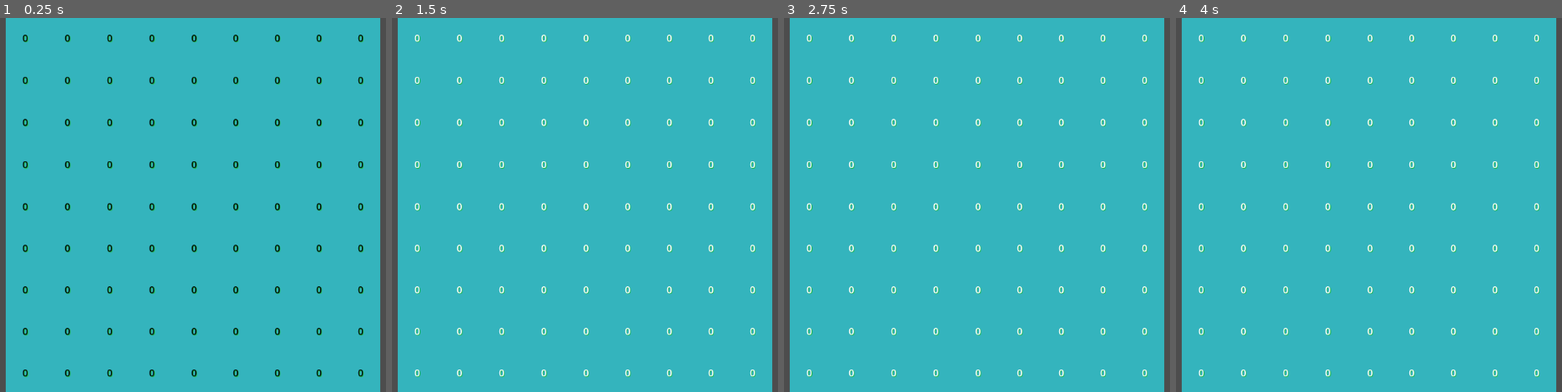
Above: before the commit, frames 1-4 (left to right).
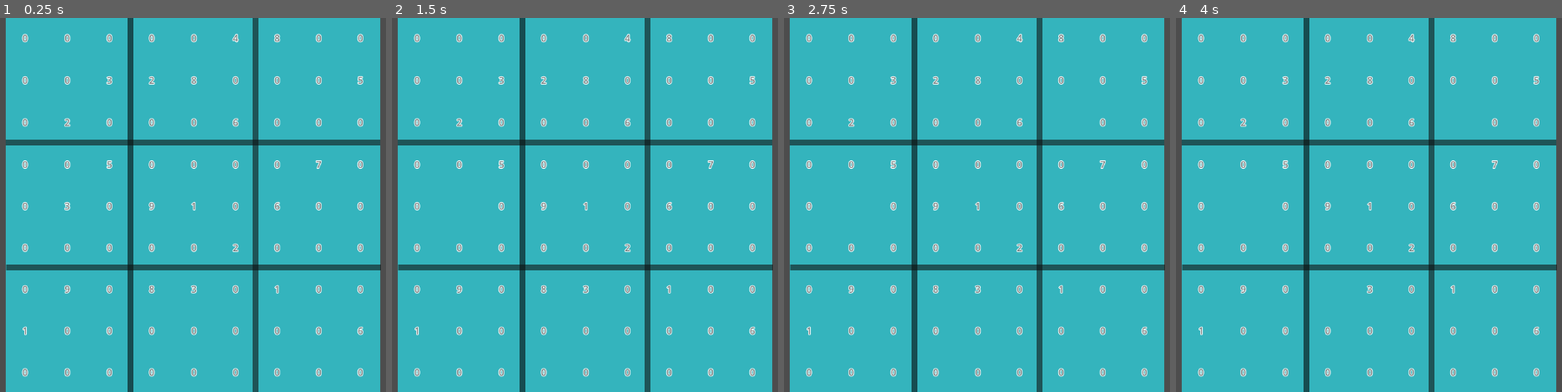
Above: after the commit, the same moments.

Repository: jackrattler/Sudoku-Solver
Game: Godot game, scene res://Scenes/main.tscn
The game is run twice, just before and just after one commit, with the same random seed, the same clock (stepped at 60 frames per second) and the same inputs. Before the commit the project starts from res://main.tscn.
Inputs (mouse positions are in pixels of both pictures, inside the frame that each line leads up to):
- Up to frame 1 (0.25 s): no input
- Up to frame 2 (1.5 s): tap Enter at 0.5 s; move the mouse to (731, 186) at 0.52 s; click (731, 186) at 0.6 s; tap Space at 1.25 s; move the mouse to (449, 223) at 1.27 s; click (449, 223) at 1.35 s
- Up to frame 3 (2.75 s): tap Enter at 2 s; move the mouse to (1042, 122) at 2.02 s; click (1042, 122) at 2.1 s
- Up to frame 4 (4 s): tap Space at 2.75 s; move the mouse to (1334, 279) at 2.77 s; click (1334, 279) at 2.85 s; tap Enter at 3.5 s; move the mouse to (outside the picture) at 3.52 s; click (outside the picture) at 3.6 s

The runs differ from the first frame. In frame 1, 8.8% of the frame differs, in the area x 1-99%, y 0-100%; in frame 2, 8.8%; in frame 3, 8.7%; in frame 4, 8.7%.

Commit message:
made rough GUI in Godot

Diff:
--- /dev/null
+++ b/sudoku-solver/Scenes/label.tscn
@@ -0,0 +1,13 @@
+[gd_scene load_steps=3 format=3 uid="uid://d1rmfcj5dwa1n"]
+
+[ext_resource type="Script" uid="uid://b4r4vrcqkt8ds" path="res://Scripts/label.gd" id="1_1ytir"]
+[ext_resource type="LabelSettings" uid="uid://c5cqoq8mkxbo" path="res://Settings/label_no_mouse.tres" id="1_f2qpl"]
+
+[node name="Label" type="Label"]
+offset_right = 40.0
+offset_bottom = 24.0
+label_settings = ExtResource("1_f2qpl")
+script = ExtResource("1_1ytir")
+
+[connection signal="mouse_entered" from="." to="." method="_on_mouse_entered"]
+[connection signal="mouse_exited" from="." to="." method="_on_mouse_exited"]
--- /dev/null
+++ b/sudoku-solver/Scenes/main.tscn
@@ -0,0 +1,50 @@
+[gd_scene load_steps=3 format=3 uid="uid://c2aqo77qcl5wq"]
+
+[ext_resource type="Theme" uid="uid://bmhc6n4g43sju" path="res://Settings/main.tres" id="1_bo1nx"]
+[ext_resource type="Script" uid="uid://douwwevst3n5n" path="res://Scripts/grid_container.gd" id="2_8gbba"]
+
+[node name="Control" type="Control"]
+layout_mode = 3
+anchors_preset = 15
+anchor_right = 1.0
+anchor_bottom = 1.0
+grow_horizontal = 2
+grow_vertical = 2
+
+[node name="AspectRatioContainer" type="AspectRatioContainer" parent="."]
+layout_mode = 0
+offset_right = 1152.0
+offset_bottom = 648.0
+
+[node name="ColorRect" type="ColorRect" parent="AspectRatioContainer"]
+layout_mode = 2
+color = Color(0.203922, 0.705882, 0.741176, 1)
+
+[node name="Line2D" type="Line2D" parent="AspectRatioContainer/ColorRect"]
+modulate = Color(0.0475577, 0.0475576, 0.0475576, 1)
+position = Vector2(216, 0)
+points = PackedVector2Array(0, 0, 0, 648)
+default_color = Color(0.054902, 0.054902, 0.054902, 0.580392)
+
+[node name="Line2D2" type="Line2D" parent="AspectRatioContainer/ColorRect"]
+position = Vector2(432, 0)
+points = PackedVector2Array(0, 0, 0, 648)
+default_color = Color(0.054902, 0.054902, 0.054902, 0.580392)
+
+[node name="Line2D3" type="Line2D" parent="AspectRatioContainer/ColorRect"]
+position = Vector2(0, 216)
+points = PackedVector2Array(0, 0, 648, 0)
+default_color = Color(0.054902, 0.054902, 0.054902, 0.580392)
+
+[node name="Line2D4" type="Line2D" parent="AspectRatioContainer/ColorRect"]
+position = Vector2(1, 432)
+points = PackedVector2Array(0, 0, 648, 0)
+default_color = Color(0.054902, 0.054902, 0.054902, 0.580392)
+
+[node name="GridContainer" type="GridContainer" parent="AspectRatioContainer/ColorRect"]
+layout_mode = 0
+offset_right = 648.0
+offset_bottom = 648.0
+theme = ExtResource("1_bo1nx")
+columns = 9
+script = ExtResource("2_8gbba")
--- /dev/null
+++ b/sudoku-solver/Scripts/grid_container.gd
@@ -0,0 +1,61 @@
+extends GridContainer
+
+
+@onready var GRID_SIZE = 9
+@onready var th = load("res://Settings/main.tres") as Theme
+@onready var lbl = load("res://Scenes/label.tscn")
+@onready var tst_board =   [[0,0,0,0,0,4,8,0,0],      #board to solve
+						 	[0,0,3,2,8,0,0,0,5],
+							[0,2,0,0,0,6,0,0,0],
+							[0,0,5,0,0,0,0,7,0],
+							[0,3,0,9,1,0,6,0,0],
+							[0,0,0,0,0,2,0,0,0],
+							[0,9,0,8,3,0,1,0,0],
+							[1,0,0,0,0,0,0,0,6],
+							[0,0,0,0,0,0,0,0,0]]
+
+@onready var label_board = []				#set up blank board
+@onready var board = []
+@onready var coor = Vector2()
+
+func _ready() -> void:
+					#set up blank board
+	for y in GRID_SIZE:
+		var row = []
+		for x in GRID_SIZE:
+			row.append(0)
+		board.append(row)
+	for y in GRID_SIZE:
+		var row = []
+		for x in GRID_SIZE:
+			row.append(0)
+		label_board.append(row)
+
+	for y in GRID_SIZE:
+		for x in GRID_SIZE:
+			var cell = lbl.instantiate()
+			add_child(cell)
+			label_board[y][x] = cell
+			cell.left_click.connect(on_click)
+
+	for y in GRID_SIZE:
+		for x in GRID_SIZE:
+			label_board[y][x].text = str(tst_board[y][x])
+
+func _process(delta: float) -> void:
+	for i in range(1,10):			#check for key presses
+		if Input.is_action_just_pressed(str(i)):
+			board[coor[0]][coor[1]] = i
+			label_board[coor[0]][coor[1]].text = str(board[coor[0]][coor[1]])
+
+func find_cell(id):
+	for y in GRID_SIZE:
+		for x in GRID_SIZE:
+			if id == label_board[y][x]:
+				return Vector2(y,x)
+
+func on_click(cell):
+	coor = find_cell(cell)  #find which cell produced the signal
+	board[coor[0]][coor[1]] = ''
+	label_board[coor[0]][coor[1]].text = str(board[coor[0]][coor[1]])
+	print ("clicked the cell " + str(int(coor[0])) + str(int(coor[1])))
--- /dev/null
+++ b/sudoku-solver/Scripts/label.gd
@@ -0,0 +1,26 @@
+extends Label
+
+@onready var mouse_in := false
+signal left_click
+
+func _ready() -> void:
+	size_flags_horizontal = Control.SIZE_EXPAND_FILL
+	size_flags_vertical = Control.SIZE_EXPAND_FILL
+	vertical_alignment = VERTICAL_ALIGNMENT_CENTER
+	horizontal_alignment = HORIZONTAL_ALIGNMENT_CENTER
+	mouse_filter = Control.MOUSE_FILTER_STOP
+
+	text = '0'
+
+func _on_mouse_entered() -> void:
+	label_settings = load("res://Settings/label_mouse.tres")
+	mouse_in = true
+
+func _on_mouse_exited() -> void:
+	label_settings = load("res://Settings/label_no_mouse.tres")
+	mouse_in = false
+
+func _process(delta: float) -> void:
+	if Input.is_action_just_pressed("l_click") && mouse_in:
+		text = ''
+		left_click.emit(left_click.get_object())
--- /dev/null
+++ b/sudoku-solver/Settings/label_mouse.tres
@@ -0,0 +1,4 @@
+[gd_resource type="LabelSettings" format=3 uid="uid://dnayhwgptq8a7"]
+
+[resource]
+font_color = Color(0.0392157, 0.054902, 0.027451, 1)
--- /dev/null
+++ b/sudoku-solver/Settings/label_no_mouse.tres
@@ -0,0 +1,5 @@
+[gd_resource type="LabelSettings" format=3 uid="uid://c5cqoq8mkxbo"]
+
+[resource]
+font_color = Color(0.211765, 0.254902, 0.254902, 0.678431)
+outline_size = 5
--- a/sudoku-solver/grid_container.gd
+++ /dev/null
@@ -1,33 +0,0 @@
-extends GridContainer
-
-@onready var GRID_SIZE = 9
-@onready var th = load("res://main.tres") as Theme
-
-func _ready() -> void:
-	var board = []				#set up blank board
-	for y in GRID_SIZE:
-		var row = []
-		for x in GRID_SIZE:
-			row.append(0)
-		board.append(row)
-
-	for y in GRID_SIZE:
-		for x in GRID_SIZE:
-			var cell = Label.new()
-			add_child(cell)
-			cell.text = '0'
-			cell.size_flags_horizontal = Control.SIZE_EXPAND_FILL
-			cell.size_flags_vertical = Control.SIZE_EXPAND_FILL
-			cell.vertical_alignment = 1
-			cell.horizontal_alignment = 1
-			cell.mouse_filter = Control.MOUSE_FILTER_STOP
-
-func _process(delta: float) -> void:
-	pass
-
-
-
-
-func _on_mouse_entered() -> void:
-	print("mouse entered")
-	th.clear_color("font_color", "Label")
--- a/sudoku-solver/main.tscn
+++ /dev/null
@@ -1,31 +0,0 @@
-[gd_scene load_steps=3 format=3 uid="uid://c2aqo77qcl5wq"]
-
-[ext_resource type="Theme" uid="uid://bmhc6n4g43sju" path="res://main.tres" id="1_0xm2m"]
-[ext_resource type="Script" uid="uid://douwwevst3n5n" path="res://grid_container.gd" id="1_ig7tw"]
-
-[node name="Control" type="Control"]
-layout_mode = 3
-anchors_preset = 15
-anchor_right = 1.0
-anchor_bottom = 1.0
-grow_horizontal = 2
-grow_vertical = 2
-
-[node name="AspectRatioContainer" type="AspectRatioContainer" parent="."]
-layout_mode = 0
-offset_right = 1152.0
-offset_bottom = 648.0
-
-[node name="ColorRect" type="ColorRect" parent="AspectRatioContainer"]
-layout_mode = 2
-color = Color(0.203922, 0.705882, 0.741176, 1)
-
-[node name="GridContainer" type="GridContainer" parent="AspectRatioContainer/ColorRect"]
-layout_mode = 0
-offset_right = 648.0
-offset_bottom = 648.0
-theme = ExtResource("1_0xm2m")
-columns = 9
-script = ExtResource("1_ig7tw")
-
-[connection signal="mouse_entered" from="AspectRatioContainer/ColorRect/GridContainer" to="AspectRatioContainer/ColorRect/GridContainer" method="_on_mouse_entered"]
--- a/sudoku-solver/project.godot
+++ b/sudoku-solver/project.godot
@@ -11,7 +11,7 @@
 [application]
 
 config/name="Sudoku Solver"
-run/main_scene="res://main.tscn"
+run/main_scene="res://Scenes/main.tscn"
 config/features=PackedStringArray("4.4", "GL Compatibility")
 config/icon="res://icon.svg"
 
@@ -23,6 +23,59 @@
 
 theme/custom="uid://bmhc6n4g43sju"
 
+[input]
+
+l_click={
+"deadzone": 0.2,
+"events": [Object(InputEventMouseButton,"resource_local_to_scene":false,"resource_name":"","device":-1,"window_id":0,"alt_pressed":false,"shift_pressed":false,"ctrl_pressed":false,"meta_pressed":false,"button_mask":0,"position":Vector2(0, 0),"global_position":Vector2(0, 0),"factor":1.0,"button_index":1,"canceled":false,"pressed":false,"double_click":false,"script":null)
+]
+}
+1={
+"deadzone": 0.2,
+"events": [Object(InputEventKey,"resource_local_to_scene":false,"resource_name":"","device":-1,"window_id":0,"alt_pressed":false,"shift_pressed":false,"ctrl_pressed":false,"meta_pressed":false,"pressed":false,"keycode":0,"physical_keycode":49,"key_label":0,"unicode":49,"location":0,"echo":false,"script":null)
+]
+}
+2={
+"deadzone": 0.2,
+"events": [Object(InputEventKey,"resource_local_to_scene":false,"resource_name":"","device":-1,"window_id":0,"alt_pressed":false,"shift_pressed":false,"ctrl_pressed":false,"meta_pressed":false,"pressed":false,"keycode":0,"physical_keycode":50,"key_label":0,"unicode":50,"location":0,"echo":false,"script":null)
+]
+}
+3={
+"deadzone": 0.2,
+"events": [Object(InputEventKey,"resource_local_to_scene":false,"resource_name":"","device":-1,"window_id":0,"alt_pressed":false,"shift_pressed":false,"ctrl_pressed":false,"meta_pressed":false,"pressed":false,"keycode":0,"physical_keycode":51,"key_label":0,"unicode":51,"location":0,"echo":false,"script":null)
+]
+}
+4={
+"deadzone": 0.2,
+"events": [Object(InputEventKey,"resource_local_to_scene":false,"resource_name":"","device":-1,"window_id":0,"alt_pressed":false,"shift_pressed":false,"ctrl_pressed":false,"meta_pressed":false,"pressed":false,"keycode":0,"physical_keycode":52,"key_label":0,"unicode":52,"location":0,"echo":false,"script":null)
+]
+}
+5={
+"deadzone": 0.2,
+"events": [Object(InputEventKey,"resource_local_to_scene":false,"resource_name":"","device":-1,"window_id":0,"alt_pressed":false,"shift_pressed":false,"ctrl_pressed":false,"meta_pressed":false,"pressed":false,"keycode":0,"physical_keycode":53,"key_label":0,"unicode":53,"location":0,"echo":false,"script":null)
+]
+}
+6={
+"deadzone": 0.2,
+"events": [Object(InputEventKey,"resource_local_to_scene":false,"resource_name":"","device":-1,"window_id":0,"alt_pressed":false,"shift_pressed":false,"ctrl_pressed":false,"meta_pressed":false,"pressed":false,"keycode":0,"physical_keycode":54,"key_label":0,"unicode":54,"location":0,"echo":false,"script":null)
+]
+}
+7={
+"deadzone": 0.2,
+"events": [Object(InputEventKey,"resource_local_to_scene":false,"resource_name":"","device":-1,"window_id":0,"alt_pressed":false,"shift_pressed":false,"ctrl_pressed":false,"meta_pressed":false,"pressed":false,"keycode":0,"physical_keycode":55,"key_label":0,"unicode":55,"location":0,"echo":false,"script":null)
+]
+}
+8={
+"deadzone": 0.2,
+"events": [Object(InputEventKey,"resource_local_to_scene":false,"resource_name":"","device":-1,"window_id":0,"alt_pressed":false,"shift_pressed":false,"ctrl_pressed":false,"meta_pressed":false,"pressed":false,"keycode":0,"physical_keycode":56,"key_label":0,"unicode":56,"location":0,"echo":false,"script":null)
+]
+}
+9={
+"deadzone": 0.2,
+"events": [Object(InputEventKey,"resource_local_to_scene":false,"resource_name":"","device":-1,"window_id":0,"alt_pressed":false,"shift_pressed":false,"ctrl_pressed":false,"meta_pressed":false,"pressed":false,"keycode":0,"physical_keycode":57,"key_label":0,"unicode":57,"location":0,"echo":false,"script":null)
+]
+}
+
 [rendering]
 
 renderer/rendering_method="gl_compatibility"
Renamed: sudoku-solver/grid_container.gd.uid -> sudoku-solver/Scripts/grid_container.gd.uid
Not shown, added: sudoku-solver/Scripts/label.gd.uid
Renamed: sudoku-solver/main.tres -> sudoku-solver/Settings/main.tres
Not shown, added: sudoku-solver/export_presets.cfg
Not shown, changed: sudoku-solver/icon.svg.import
